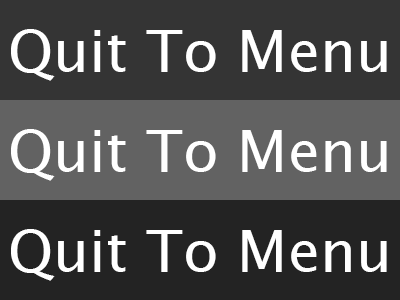
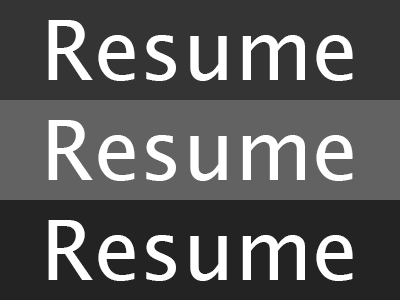
Two versions of the same layered image (400 × 300). Layer-by-layer changes:
hid group "QuitToMenu" (6 layers) over bbox(11, 20, 387, 281)
showed group "Resume" (1st of 4) (6 layers) over bbox(11, 20, 387, 281)
